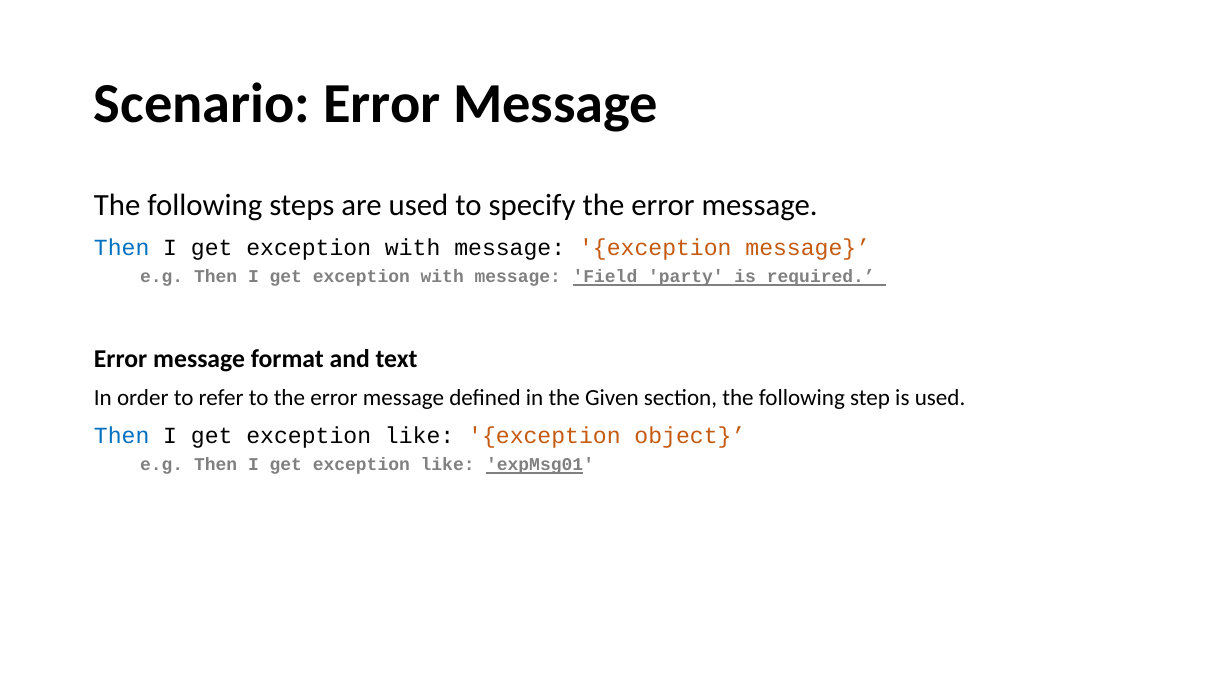
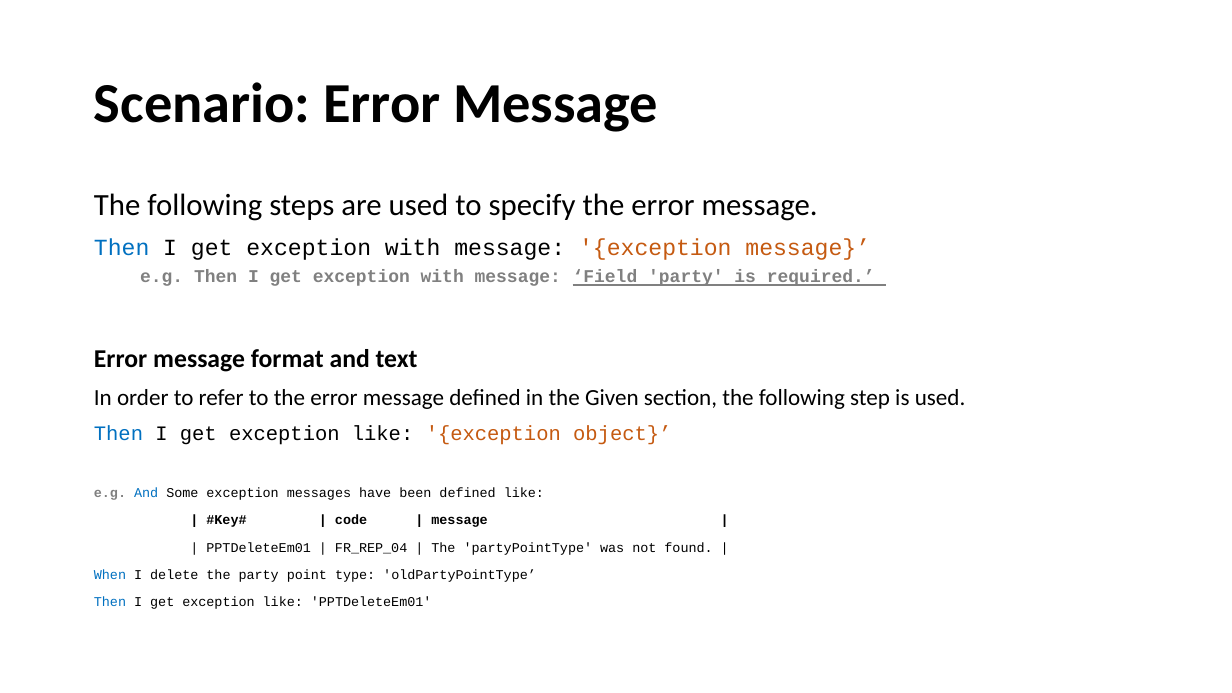
Before and after one commit to fmontazeri/Knowledeg, a slide deck: slide 47 of Gherkin.pptx. Drawn at 1232x693 pixels with LibreOffice and Linux fonts; fonts in the diff are those of the drawing. Boxes give left, top, right and bottom in pixels: in the first picture for what was removed or moved away, otherwise in the second. Text is boxed around its words. In the diff, an @@ line names an element or a change of style, - is before the commit and + after.

Commit message:
delete scenario for no-existance object

```diff
--- a/Gherkin.pptx
+++ b/Gherkin.pptx
@@ text at <box>94,426,671,445</box>: size 18 to 16 pt in "Then I get exception like: '{exception object}’" @@
@@ text at <box>94,487,712,609</box>: text changed; size 14 to 10.5 pt; text colour #808080 to #000000; bold off @@
-  e.g. Then I get exception like: 'expMsg01'
+e.g. And Some exception messages have been defined like:
+| #Key# | code | message |
+| PPTDeleteEm01 | FR_REP_04 | The 'partyPointType' was not found. |
+When I delete the party point type: 'oldPartyPointType’
+Then I get exception like: 'PPTDeleteEm01'
```
Also in this commit, not shown: 3 other slides changed, 8 slides added.
